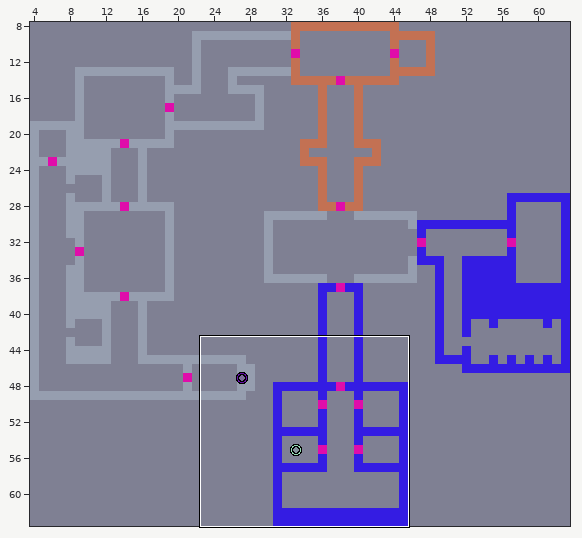
Level history. LDtk project: assets/levels/levels.ldtk. Above: a wide view before the commit, with the close-up outlined.
Close-up. As it was:
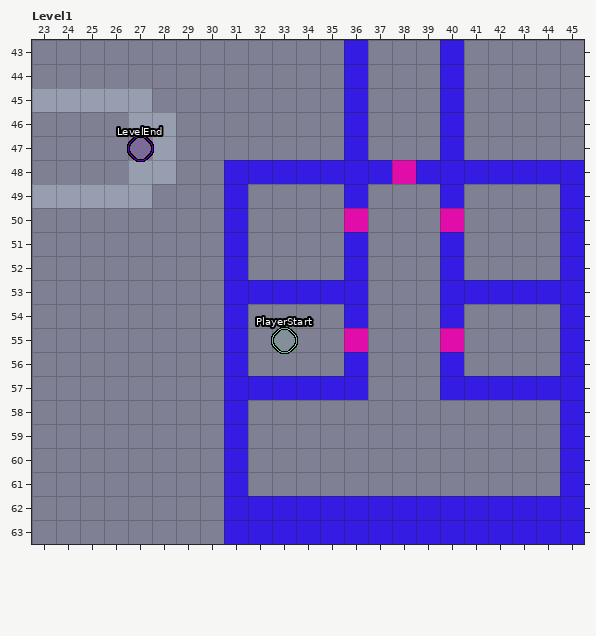
Cells are 16x16 px. Shown: Level1 x 23..45, y 43..63. The commit also changed other parts of the map, which this record leaves out.
The same view after the edit:
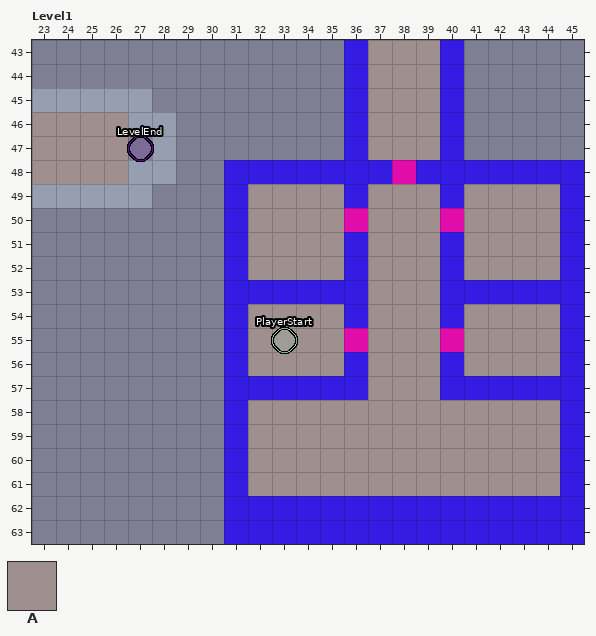
Key: from "Floor": A 1.
_ is an empty cell, . an unchanged one.
Tiles of an added or newly shown layer are drawn over the layers below it.
The commit says: Level updated with floor and ceiling
Diff:
--- layer "Floor" (added)
@@ x 23..44 @@
-43 ..............___.....
-44 ..............___.....
-45 ..............___.....
-46 ____..........___.....
-47 ____..........___.....
-48 ____..................
-49 .........____.___.____
-50 .........____.___.____
-51 .........____.___.____
-52 .........____.___.____
-53 ..............___.....
-54 .........____.___.____
-55 .........____.___.____
-56 .........____.___.____
-57 ..............___.....
-58 ........._____________
-59 ........._____________
-60 ........._____________
-61 ........._____________
+43 ..............AAA.....
+44 ..............AAA.....
+45 ..............AAA.....
+46 AAAA..........AAA.....
+47 AAAA..........AAA.....
+48 AAAA..................
+49 .........AAAA.AAA.AAAA
+50 .........AAAA.AAA.AAAA
+51 .........AAAA.AAA.AAAA
+52 .........AAAA.AAA.AAAA
+53 ..............AAA.....
+54 .........AAAA.AAA.AAAA
+55 .........AAAA.AAA.AAAA
+56 .........AAAA.AAA.AAAA
+57 ..............AAA.....
+58 .........AAAAAAAAAAAAA
+59 .........AAAAAAAAAAAAA
+60 .........AAAAAAAAAAAAA
+61 .........AAAAAAAAAAAAA
